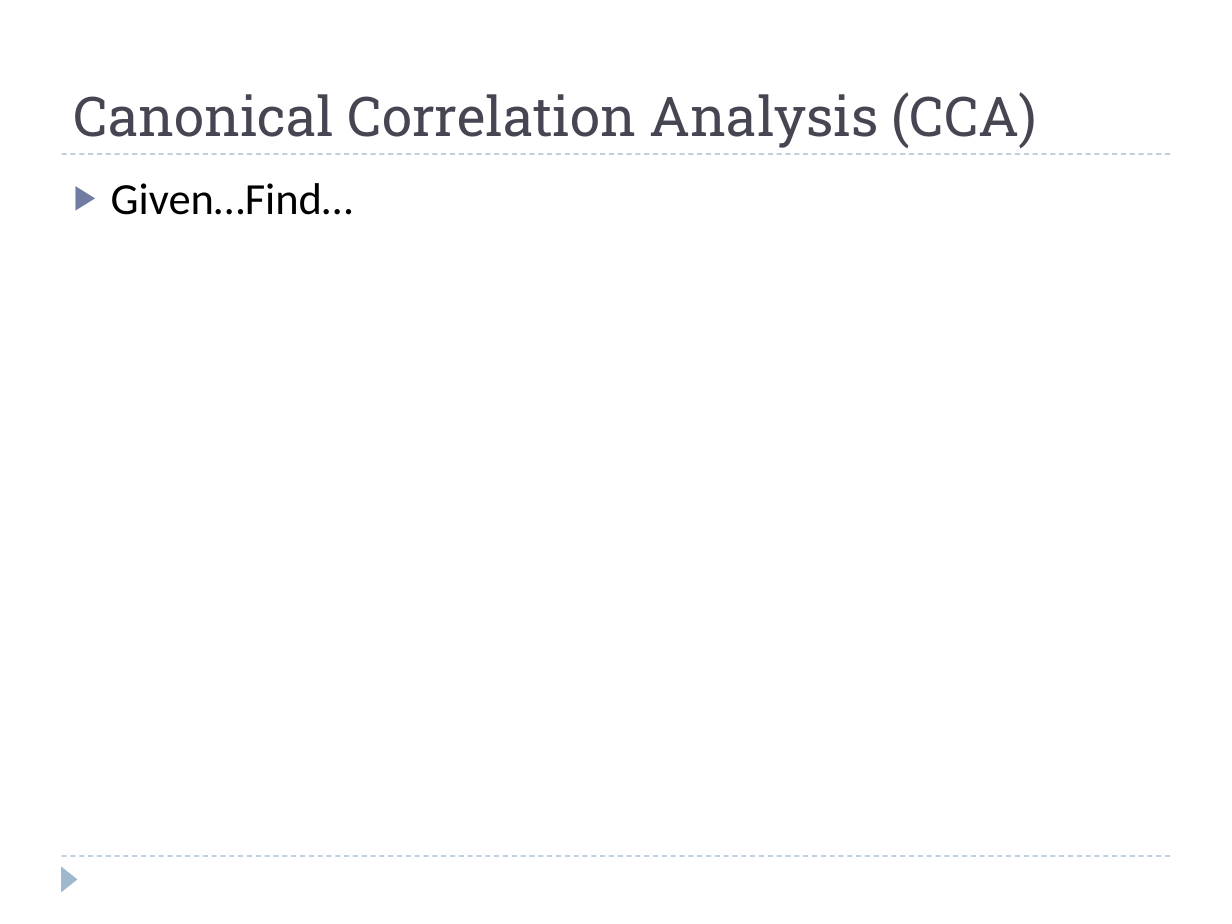
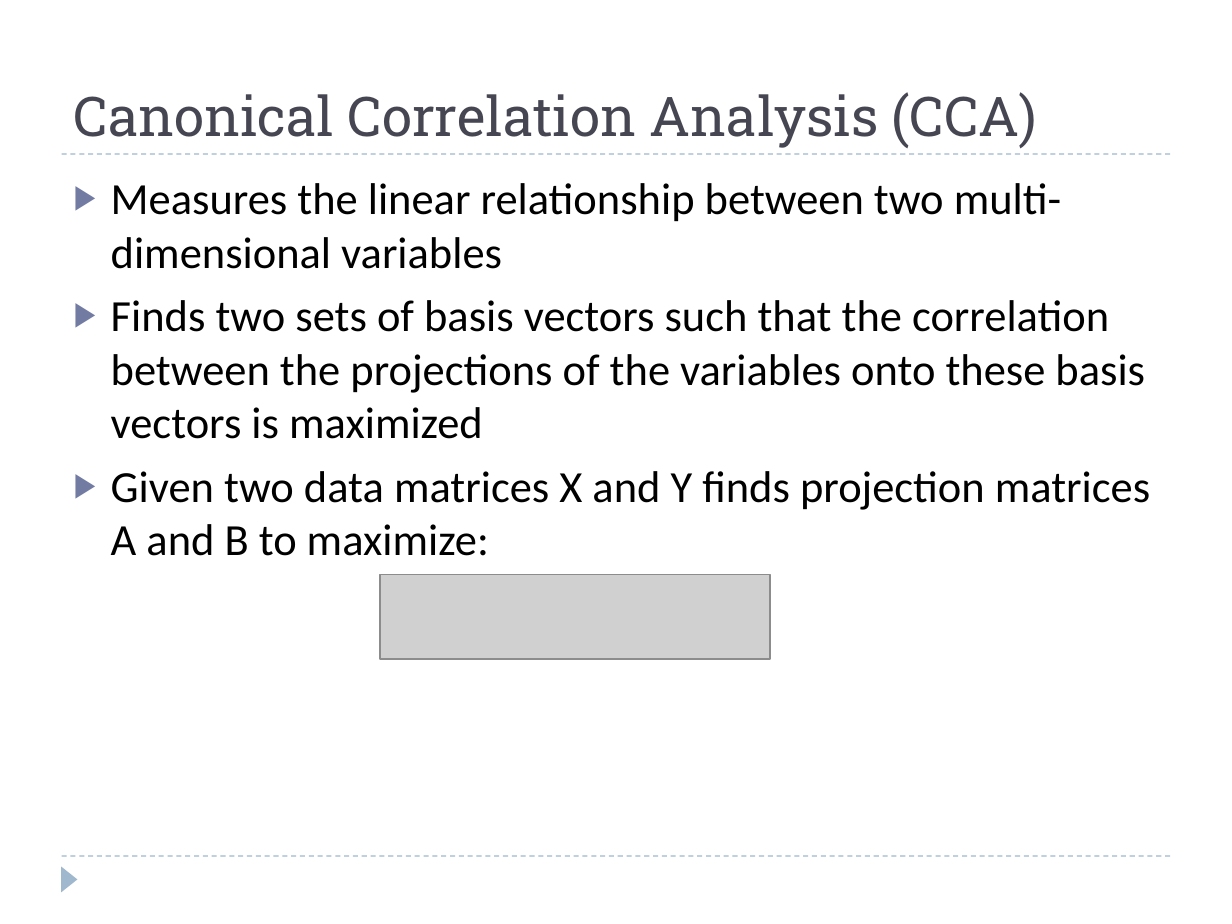
Before and after one commit to rspeyer/rzs-thesis, a slide deck: slide 7 of thesis-defense.pptx. Drawn at 1232x924 pixels with LibreOffice and Linux fonts; fonts in the diff are those of the drawing; grey boxes stand for pictures. Boxes give left, top, right and bottom in pixels: in the first picture for what was removed or moved away, otherwise in the second. Text is boxed around its words. In the diff, an @@ line names an element or a change of style, - is before the commit and + after.

```diff
--- a/thesis-defense.pptx
+++ b/thesis-defense.pptx
@@ text at bbox=[111, 183, 1150, 556]: text changed @@
-▶ Given…Find…
+▶ Measures the linear relationship between two multi-dimensional variables
+▶ Finds two sets of basis vectors such that the correlation between the projections of the variables onto these basis vectors is maximized
+▶ Given two data matrices X and Y finds projection matrices A and B to maximize:
@@ picture added at bbox=[379, 575, 770, 659] @@
```
Also in this commit, not shown: 13 other slides changed, 6 slides added, 4 slides removed, 3 other files.
